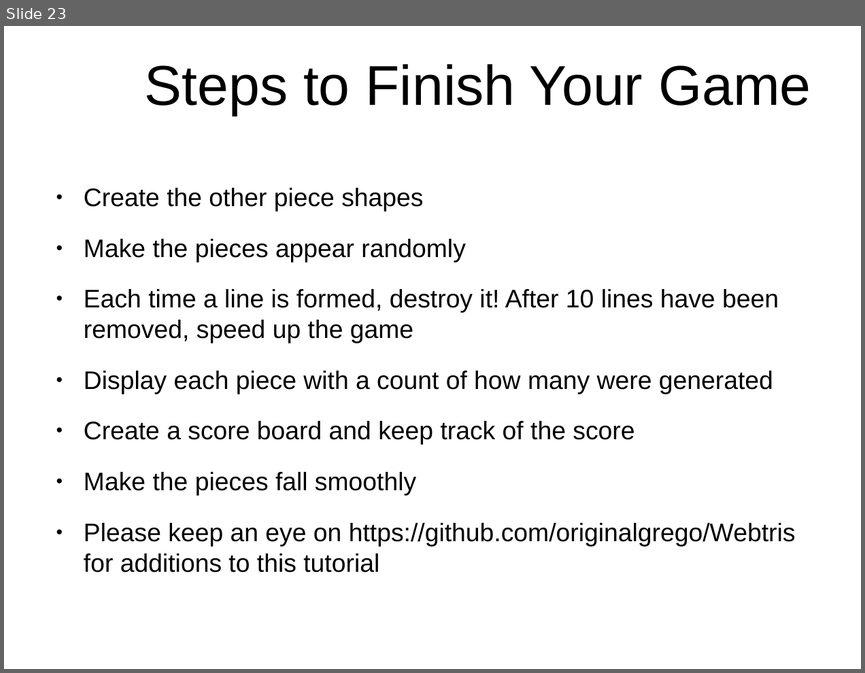
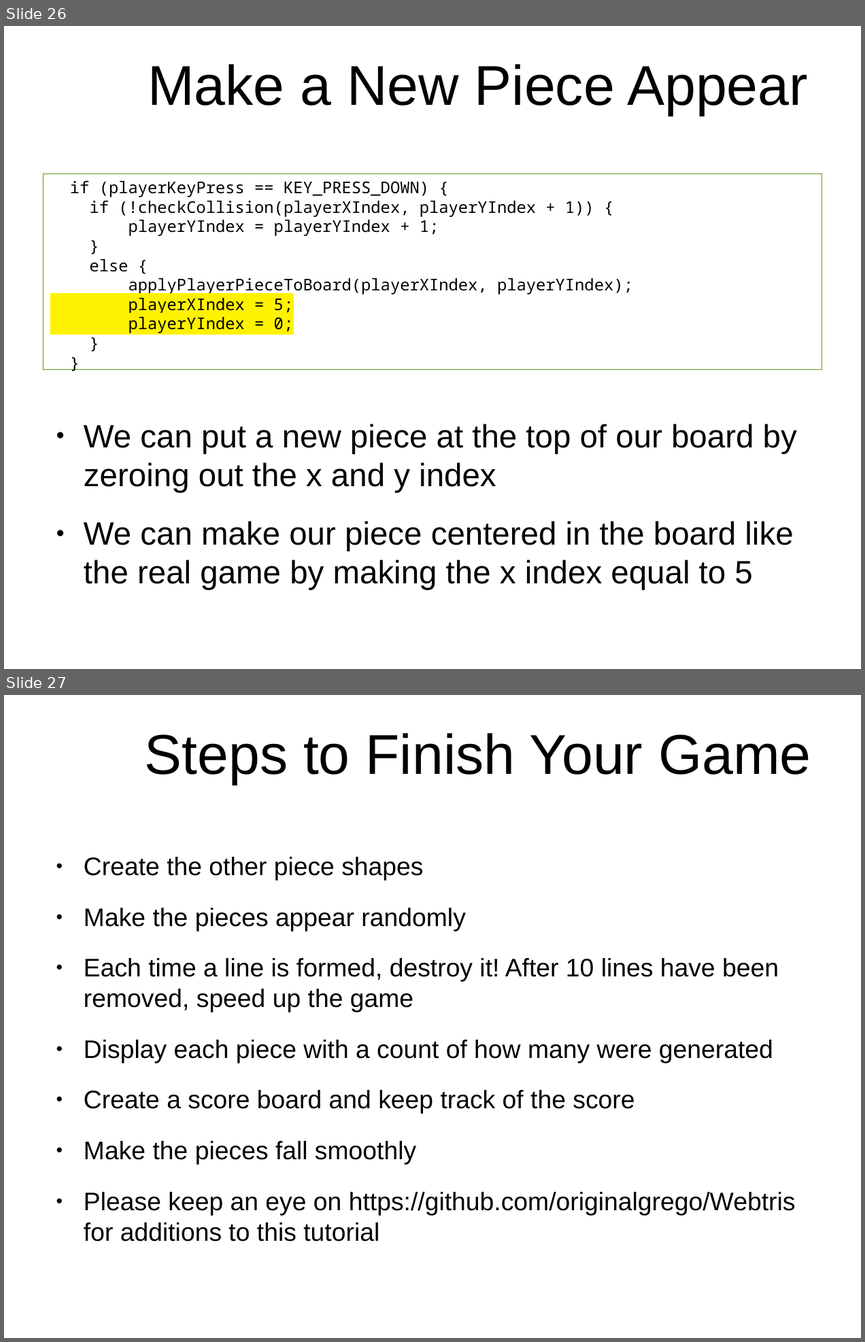
Before and after one commit to originalgrego/Webtris, a slide deck: Webtris - Explorathon 2019.odp. Shown one above the other, each under a label of ours: slide 23 before the commit, slides 26 and 27 after it. The pictures are 865x673 and 865x1342 pixels, drawn with LibreOffice and Linux fonts; fonts in the diff are those of the drawing; background and template pictures are left out. Boxes give left, top, right and bottom in pixels: in the first picture for what was removed or moved away, otherwise in the second. Text is boxed around its words. In the diff, an @@ line names an element or a change of style, - is before the commit and + after.

```diff
--- a/Webtris - Explorathon 2019.odp
+++ b/Webtris - Explorathon 2019.odp
@@ slide 26 added at (4,26,861,669), background picture (left out) @@
@@ title added at (147,64,808,115), 51.9 pt, text #000000 @@
+Make a New Piece Appear
@@ rectangle added at (43,174,822,369), outline #579D1C 0 pt, 15 pt, text #000000 @@
+if (playerKeyPress == KEY_PRESS_DOWN) {
+if (!checkCollision(playerXIndex, playerYIndex + 1)) {
+playerYIndex = playerYIndex + 1;
+}
+else {
+applyPlayerPieceToBoard(playerXIndex, playerYIndex);
+playerXIndex = 5;
+playerYIndex = 0;
+}
+}
@@ text added at (84,424,797,590), 29.9 pt, text #000000 @@
+● We can put a new piece at the top of our board by zeroing out the x and y index
+● We can make our piece centered in the board like the real game by making the x index equal to 5
@@ what was slide 23 is now slide 27 @@
```
Also in this commit, not shown: 6 slides changed, 3 other slides added.
